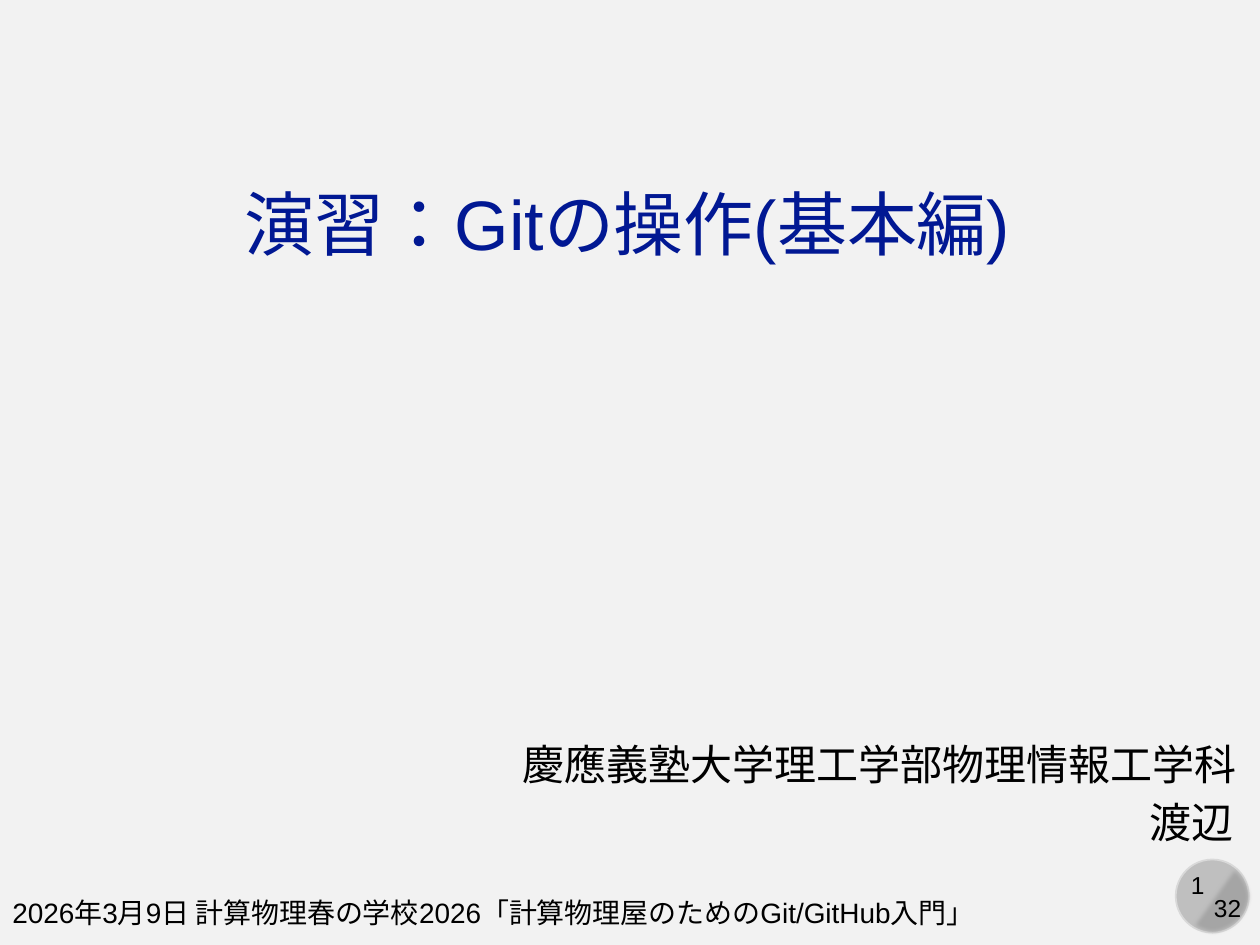
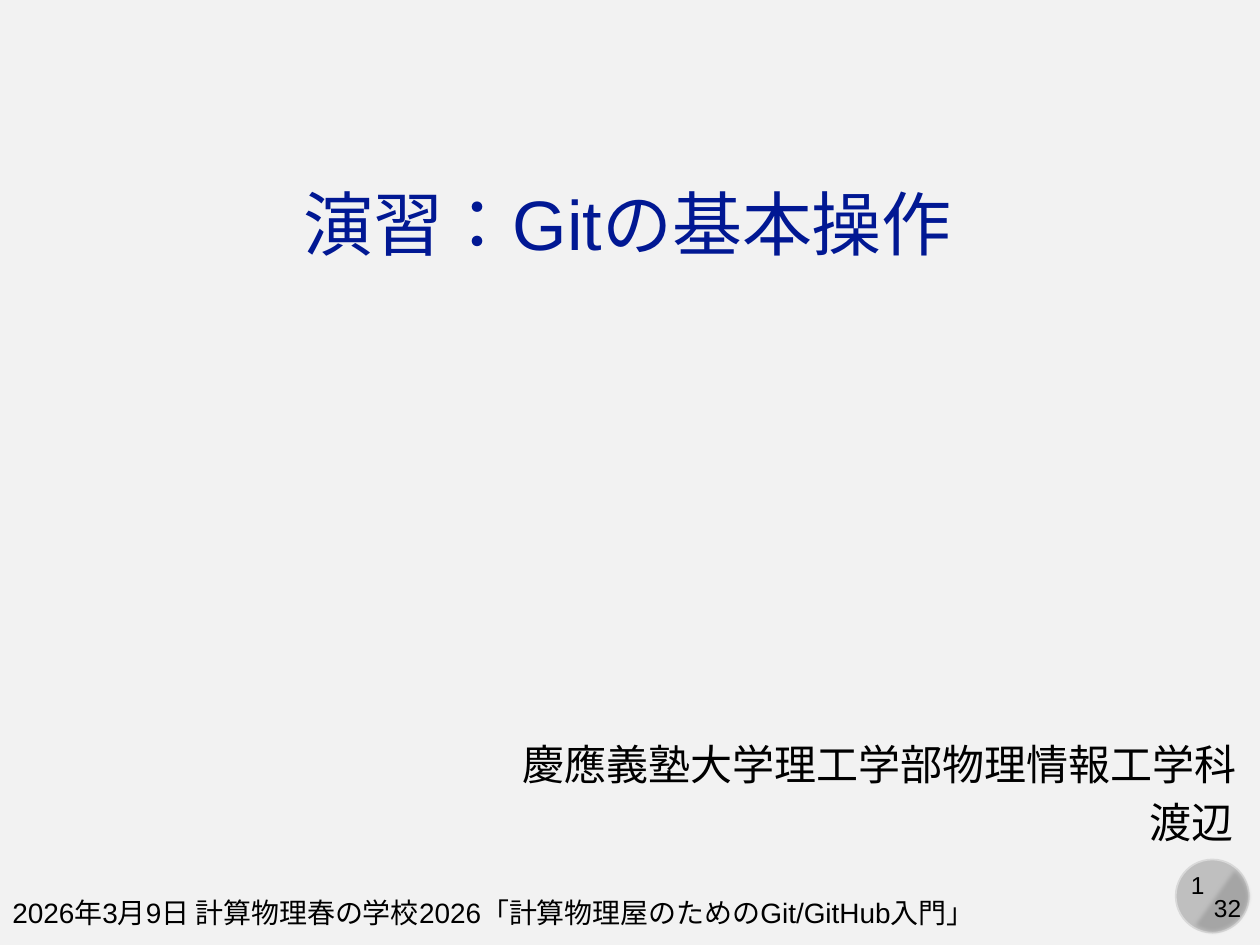
Before and after one commit to cpss2026-git/cpss2026-git.github.io, a slide deck: slide 1 of 04-practice-git/slides/04-git-basic.pptx. Drawn at 1260x945 pixels with LibreOffice and Linux fonts; fonts in the diff are those of the drawing. Boxes give left, top, right and bottom in pixels: in the first picture for what was removed or moved away, otherwise in the second. Text is boxed around its words. In the diff, an @@ line names an element or a change of style, - is before the commit and + after.

```diff
--- a/04-practice-git/slides/04-git-basic.pptx
+++ b/04-practice-git/slides/04-git-basic.pptx
@@ text at (303, 191, 952, 256): text changed @@
-演習：Gitの操作(基本編)
+演習：Gitの基本操作
```
Also in this commit, not shown: 1 other file.
